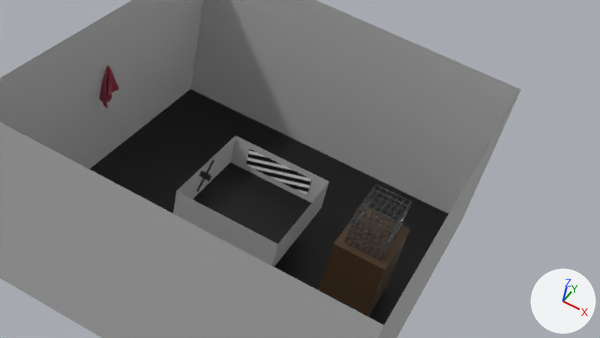
A saved change to the Blender file venv_blender/box.blend.
Rendered twice from the file's camera 'Camera.001'. Arrows for +X, +Y and +Z are at lower right; the lights stay in place.

In view in the first picture: 'Cube.004', 'Cube.005', 'Plane', 'floor', 'room_wall1', 'room_wall2', 'room_wall3', 'room_wall4', 'stripes', 'wall1', 'wall3', 'wall4'.
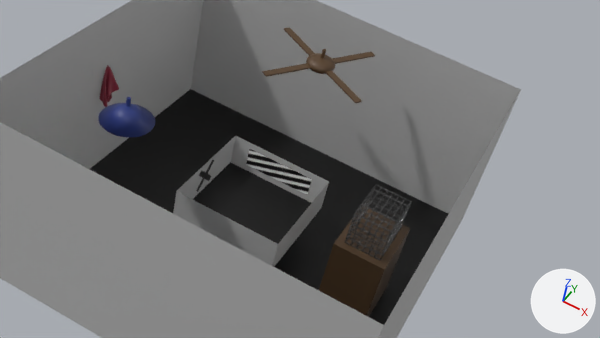
Boxes (x1, y1, x2, y2) around the edits, measured in the pictures (600 x 338 px):
'Cone', shown (blue)
    after: (98, 103, 155, 137)
'Sphere', shown (brown)
    after: (306, 53, 335, 74)
'Cube', shown
    after: (325, 70, 362, 103)
'Cube.003', shown
    after: (262, 63, 311, 77)
'Cube.002', shown
    after: (332, 52, 375, 64)
'Cube.001', shown
    after: (283, 27, 315, 56)
'Cylinder.001', shown
    after: (126, 97, 131, 106)

Edits to the bpy script that builds the scene:
```text
Change ob_sphere:
    remove ob_sphere.hide_set(True)  # its collection is switched off
Change ob_cube:
    remove ob_cube.hide_set(True)  # its collection is switched off
Change ob_cube_001:
    remove ob_cube_001.hide_set(True)  # its collection is switched off
Change ob_cube_002:
    remove ob_cube_002.hide_set(True)  # its collection is switched off
Change ob_cube_003:
    remove ob_cube_003.hide_set(True)  # its collection is switched off
Change ob_cylinder_001:
    remove ob_cylinder_001.hide_set(True)  # its collection is switched off
Change ob_cone:
    remove ob_cone.hide_set(True)  # its collection is switched off
```
